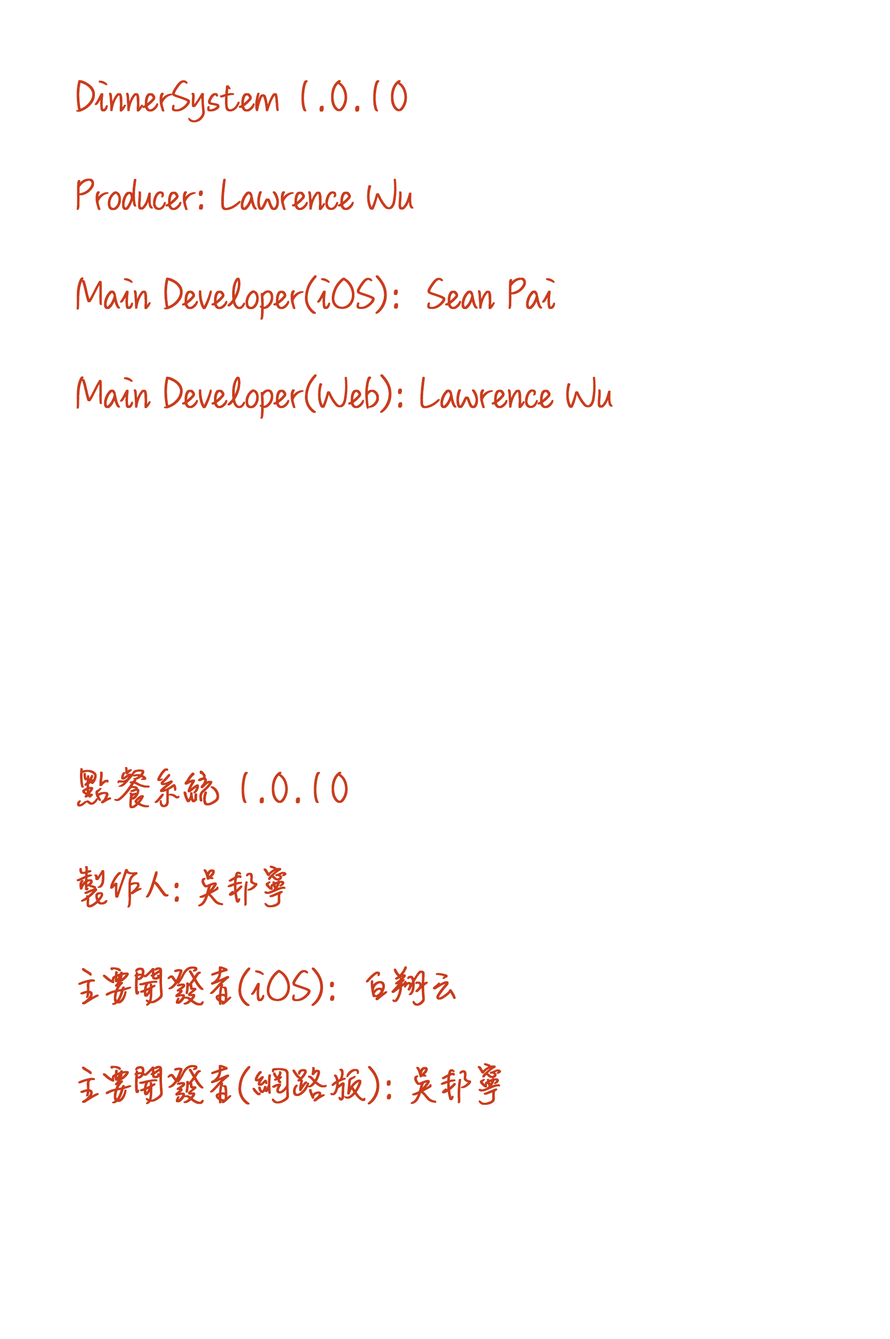
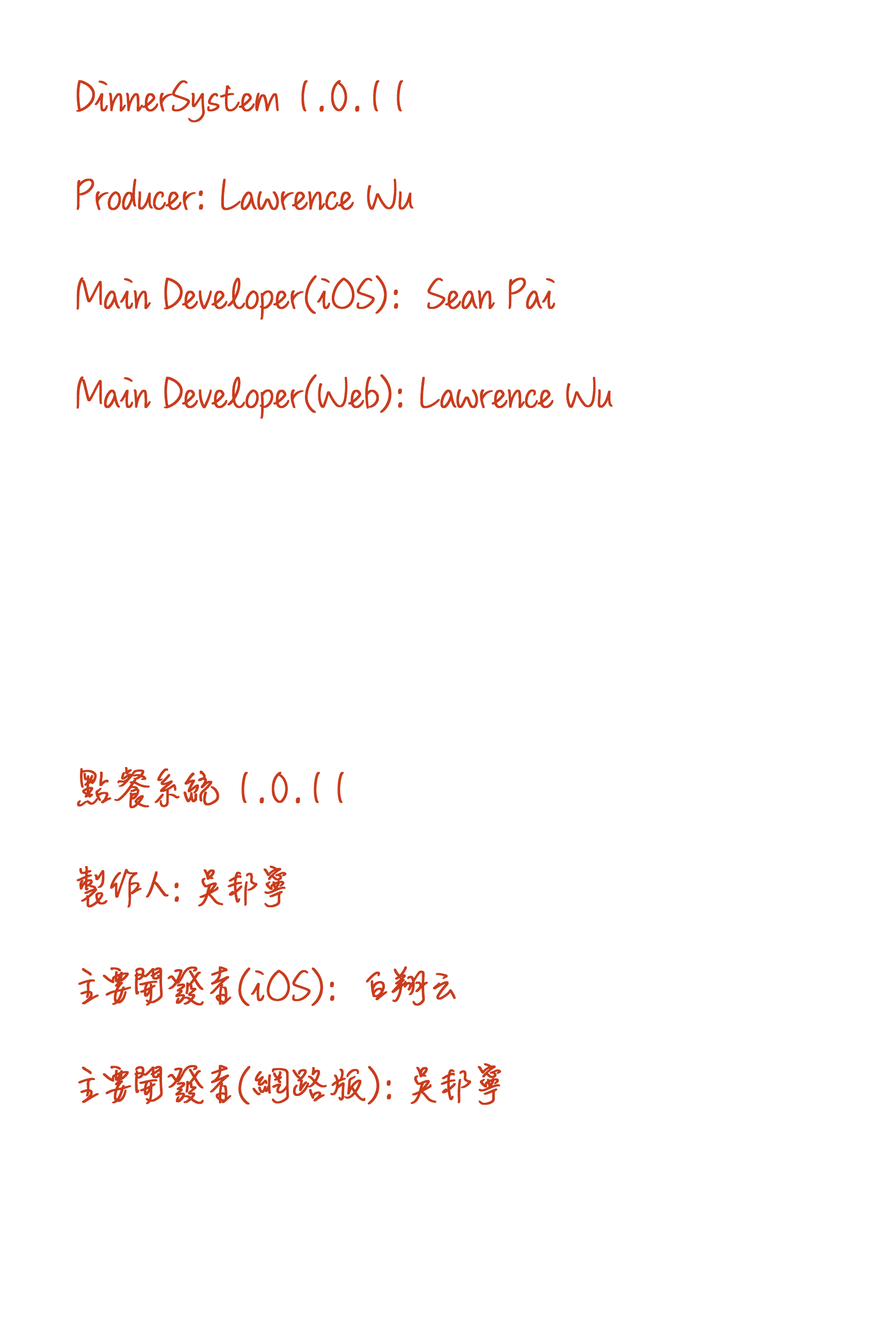
Layers edited between the first and the second 890px x 1339px image:
renamed "DinnerSystem 1.0.10 Producer: Lawrence Wu Main Developer(iOS)" to "DinnerSystem 1.0.11 Producer: Lawrence Wu Main Developer(iOS)", painted on it over 331, 79, 407, 804
